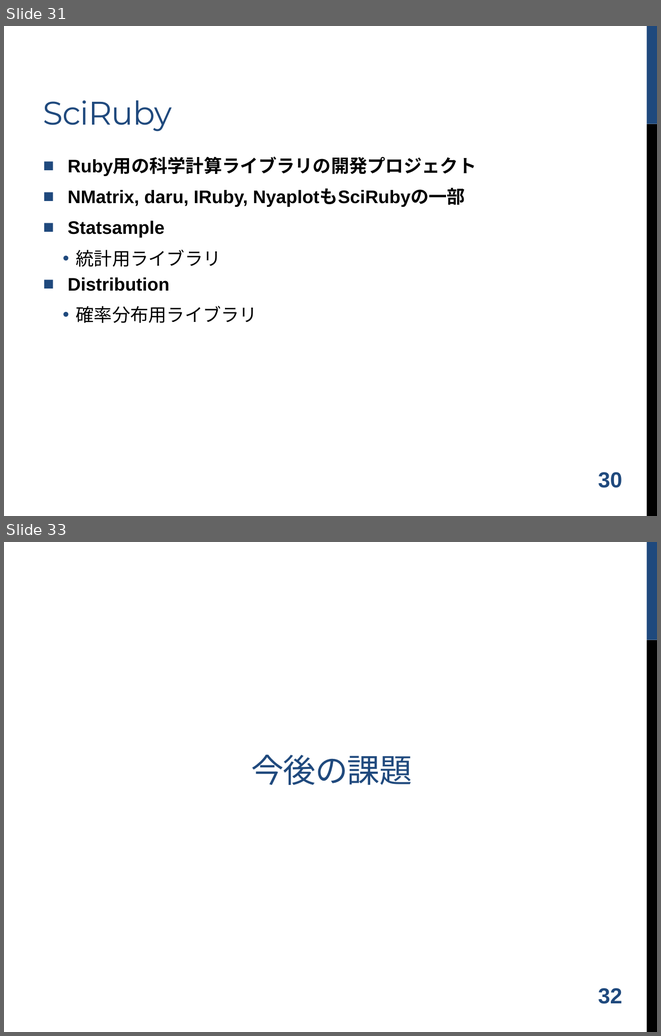
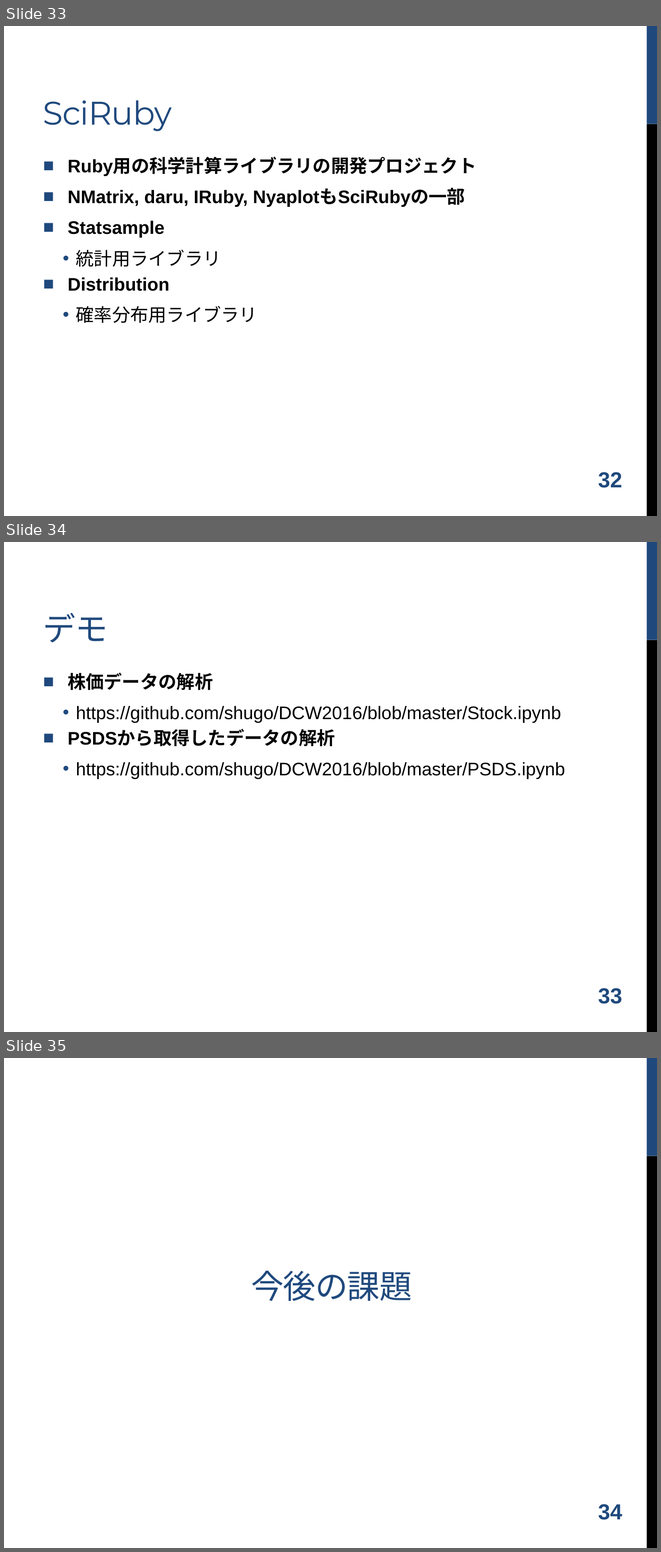
Before and after one commit to shugo/DCW2016, a slide deck: ruby_data_analysis.pptx. Shown one above the other, each under a label of ours: slides 31 and 33 before the commit, slides 33, 34 and 35 after it; the slides between them are not shown. The pictures are 661x1036 and 661x1552 pixels, drawn with LibreOffice and Linux fonts; fonts in the diff are those of the drawing; background and template pictures are left out. Boxes give left, top, right and bottom in pixels: in the first picture for what was removed or moved away, otherwise in the second. Text is boxed around its words. In the diff, an @@ line names an element or a change of style, - is before the commit and + after.

```diff
--- a/ruby_data_analysis.pptx
+++ b/ruby_data_analysis.pptx
@@ slide 34 added at <box>4,542,657,1032</box>, background #FFFFFF; not listed: 2 template elements that a slide beside it also shows @@
@@ title added at <box>43,612,108,643</box>, 36 pt, text #1F497D @@
+デモ
@@ text added at <box>68,672,565,779</box>, 20 pt, text #000000 @@
+■ 株価データの解析
+  • https://github.com/shugo/DCW2016/blob/master/Stock.ipynb
+■ PSDSから取得したデータの解析
+  • https://github.com/shugo/DCW2016/blob/master/PSDS.ipynb
@@ page number added at <box>598,988,623,1004</box>, 24 pt, text #1F497D, bold @@
+33
@@ what was slide 31 is now slide 33 @@
@@ page number at <box>598,472,623,488</box>: text changed @@
-30
+32
@@ what was slide 33 is now slide 35 @@
@@ page number at <box>598,1504,623,1520</box>: text changed @@
-32
+34
```
Also in this commit, not shown: 9 slides changed, 7 other slides added, 4 slides removed, 2 other files.
